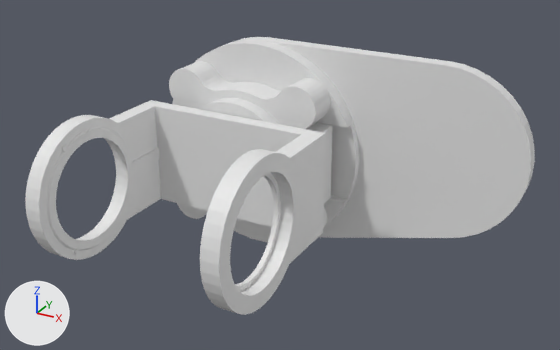
An edit to the COLLADA model models/teo/meshes/visual/SagittalRightAnkle.dae, drawn before and after from the same camera.
Camera for both pictures: a camera (50 mm lens) standing at (0.246, -0.31, 0.191) and looking at (0.05, 0.045, 0.013). The axes (+X, +Y, +Z) are drawn at lower left. The lights are the same throughout. Vertices at the same position are counted once.

Names of what the first picture shows: 'node'.
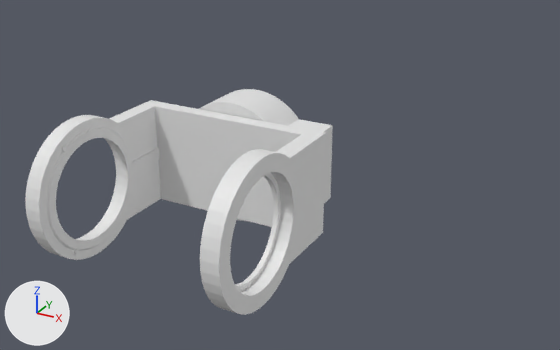
The change, as a list of edits to the scene's bpy script:
```text
Change me_shape0:
    where me_shape0.from_pydata(...)  # 2248 vertices, 4484 faces; spans x -0.07..0.175, y -0.043..0.123, z -0.07..0.07
    used by ob_node; location = (0.0, 0.0, 0.0)
    me_shape0 part 1: the loose piece of 475 vertices spanning x -0.053..0.053, y 0.083..0.115, z -0.053..0.053 is deleted
    me_shape0 part 2: the loose piece of 213 vertices spanning x -0.07..0.175, y 0.104..0.123, z -0.07..0.07 is deleted
```

Location of each change, (x1, y1, x2, y2) in pixels of the pictures (560 x 350 px):
'node', reshaped (40% narrower, 19% shorter)
    before: (25, 37, 535, 315)
    after: (25, 89, 333, 315)
part 1 of me_shape0, deleted
    before: (169, 61, 330, 229)
part 2 of me_shape0, deleted
    before: (172, 37, 535, 242)
